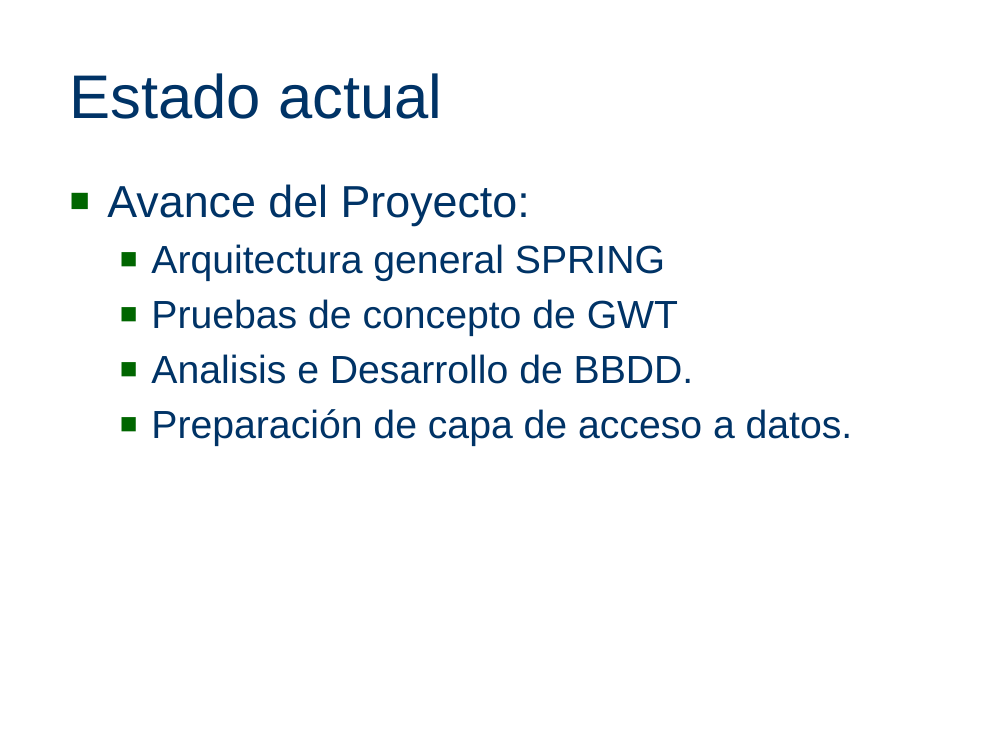
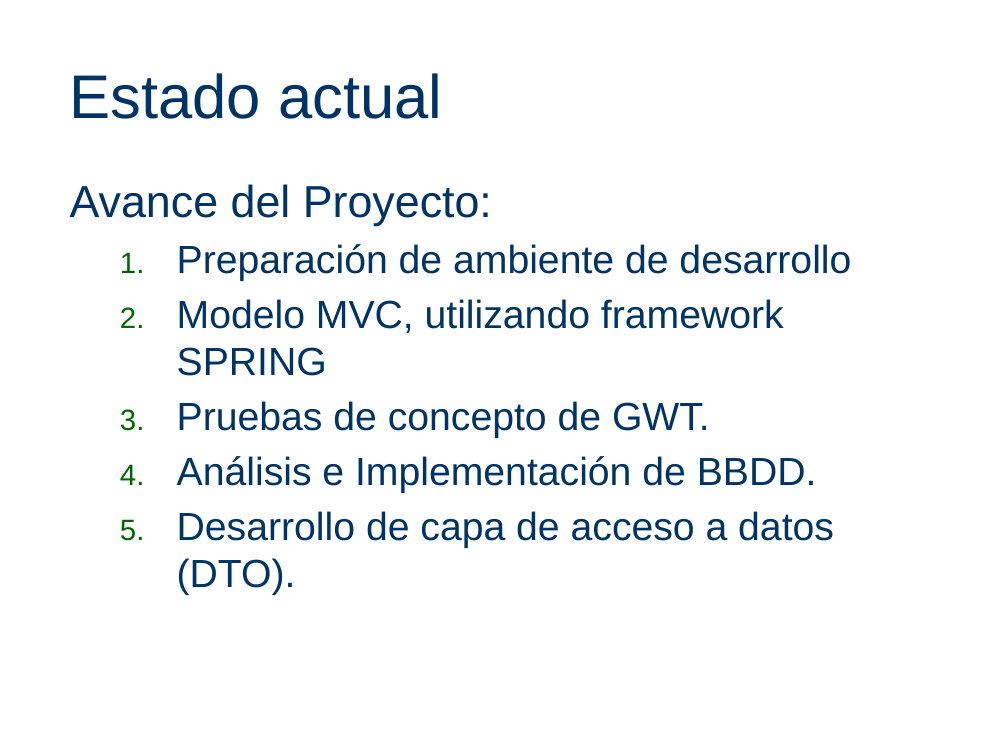
Before and after one commit to joshishimla99/tempore, a slide deck: slide 12 of docs/PresentacionFebrero2011/PresentacionFebrero2011Tempore.pptx (slide 13 before the commit). Drawn at 1008x756 pixels with LibreOffice and Linux fonts; fonts in the diff are those of the drawing; background and template pictures are left out. Boxes give left, top, right and bottom in pixels: in the first picture for what was removed or moved away, otherwise in the second. Text is boxed around its words. In the diff, an @@ line names an element or a change of style, - is before the commit and + after.

Commit message:
Actualizacion de la presentacion

```diff
--- a/docs/PresentacionFebrero2011/PresentacionFebrero2011Tempore.pptx
+++ b/docs/PresentacionFebrero2011/PresentacionFebrero2011Tempore.pptx
@@ text at box(70, 184, 492, 226): bullet ■ to none @@
@@ text at box(177, 244, 851, 595): text changed @@
-  ■ Arquitectura general SPRING
-  ■ Pruebas de concepto de GWT
-  ■ Analisis e Desarrollo de BBDD.
-  ■ Preparación de capa de acceso a datos.
+  1. Preparación de ambiente de desarrollo
+  2. Modelo MVC, utilizando framework SPRING
+  3. Pruebas de concepto de GWT.
+  4. Análisis e Implementación de BBDD.
+  5. Desarrollo de capa de acceso a datos (DTO).
```
Also in this commit, not shown: 4 other slides changed, 2 slides added, 3 slides removed.
